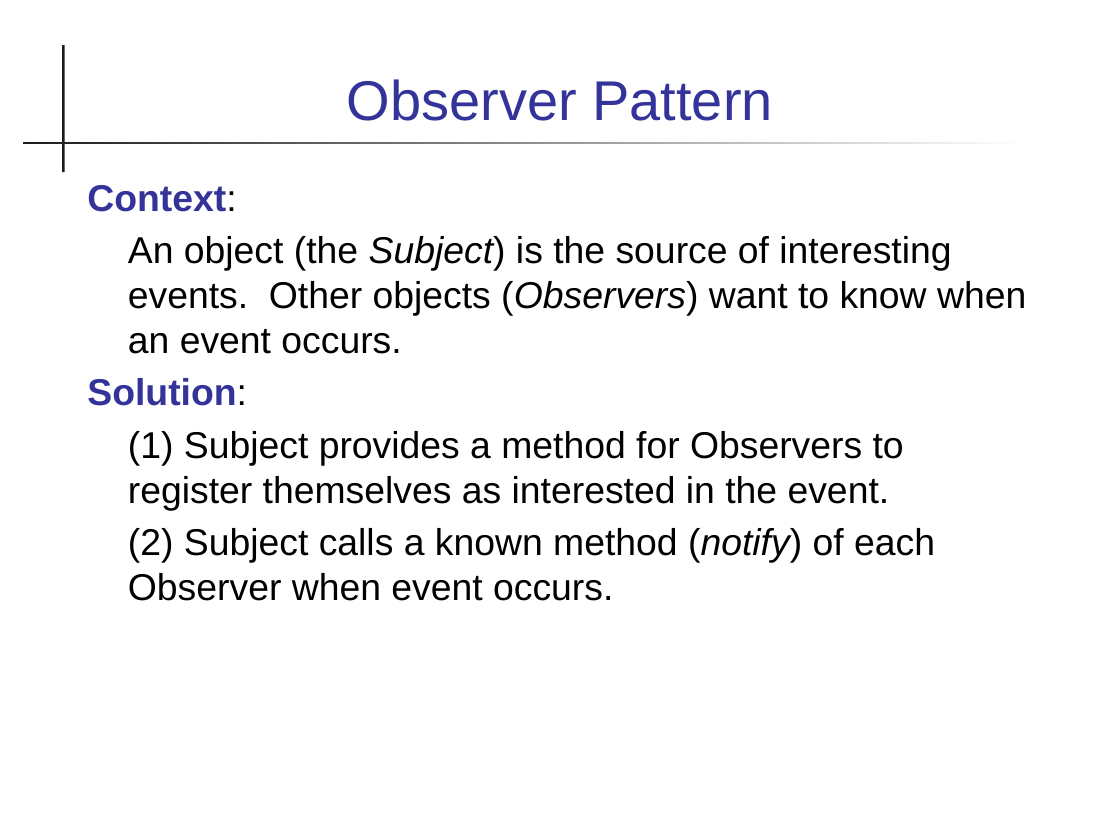
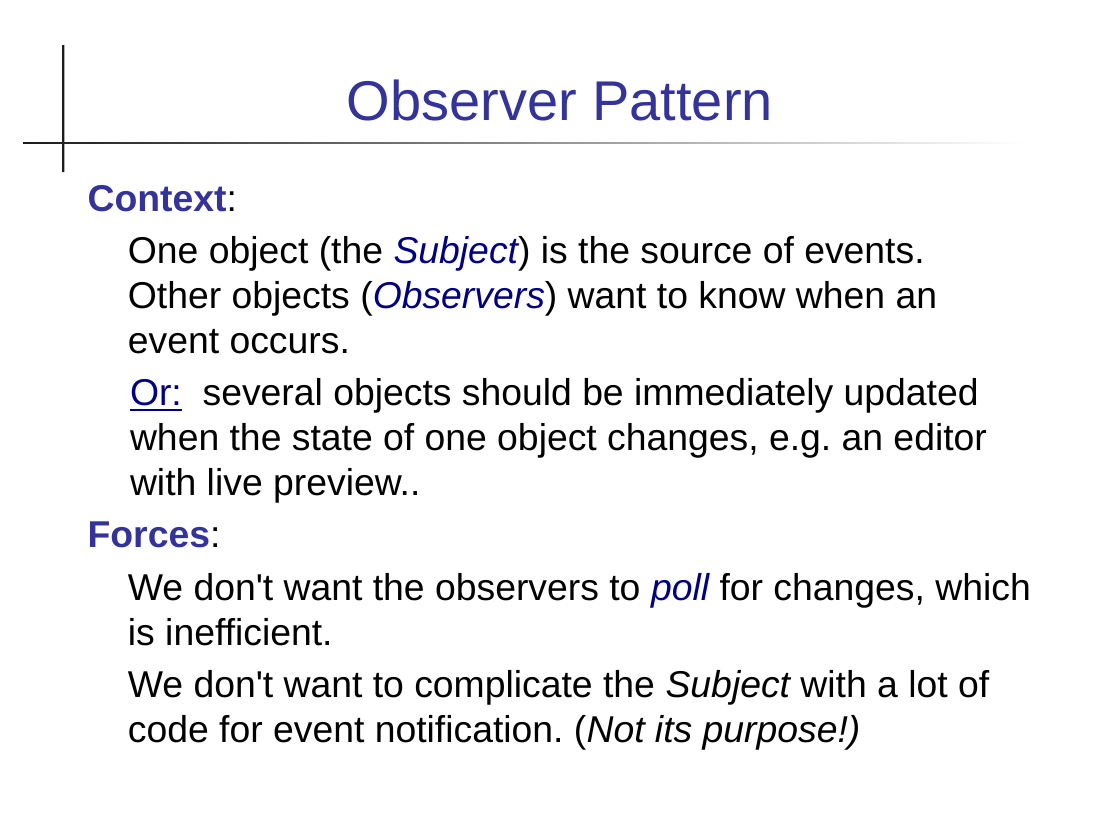
Before and after one commit to skeoop/skeoop.github.io, a slide deck: slide 1 of patterns/Observer Pattern.ppt. Drawn at 1120x840 pixels with LibreOffice and Linux fonts; fonts in the diff are those of the drawing. Boxes give left, top, right and bottom in pixels: in the first picture for what was removed or moved away, otherwise in the second. Text is boxed around its words. In the diff, an @@ line names an element or a change of style, - is before the commit and + after.

```diff
--- a/patterns/Observer Pattern.ppt
+++ b/patterns/Observer Pattern.ppt
@@ text at (88, 236, 1030, 750): text changed @@
-An object (the Subject) is the source of interesting events. Other objects (Observers) want to know when an event occurs.
-Solution:
-(1) Subject provides a method for Observers to register themselves as interested in the event.
-(2) Subject calls a known method (notify) of each Observer when event occurs.
+One object (the Subject) is the source of events. Other objects (Observers) want to know when an event occurs.
+Or: several objects should be immediately updated when the state of one object changes, e.g. an editor with live preview..
+Forces:
+We don't want the observers to poll for changes, which is inefficient.
+We don't want to complicate the Subject with a lot of code for event notification. (Not its purpose!)
```
Also in this commit, not shown: 1 other slide changed, 1 slide added, 9 other files.
